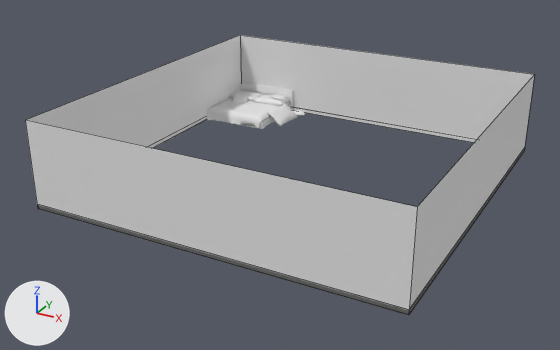
The Blender file art/lewdbedroom.blend, before and after one commit.
Before and after are seen from a camera (50 mm lens) standing at (13.05, -21.68, 8.78) and looking at (3.66, -4.6, 0.23). The axes (+X, +Y, +Z) are drawn at lower left. The lights are the same throughout. Mesh edges are drawn as thin lines on the coarser meshes.

In view in the first picture: 'Baseboard', 'Bed', 'Pillow_2.002', 'Room'.
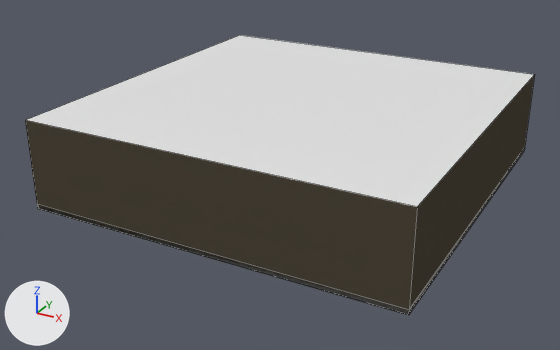
Changed parts and their boxes (x1, y1, x2, y2) in the pictures (560 x 350 px):
'Room', recoloured (grey to brown): (25, 35, 535, 315) in both
'Ceiling', added: after (27, 35, 534, 207)
'Bed', unchanged, covered by the edit: before (206, 82, 293, 129)

Edits to the bpy script that builds the scene:
```text
Add mat_material_001:
    mat_material_001 = diffuse_material('Material.001')
    mat_material_001.base_color = (0.08, 0.0666, 0.0466)  # brown #50493d
Change me_room:
    where me_room.from_pydata(...)  # 8 vertices, 4 faces; spans x 0.0..10.0, y -10.0..0.0, z 0.0..2.4
    add me_room.materials.append(mat_material_001)  # brown #50493d
Add me_ceiling:
    me_ceiling.from_pydata([(0.0, 0.0, 2.4), (10.0, 0.0, 2.4), (10.0, -10.0, 2.4), (0.0, -10.0, 2.4)], [], [(0, 1, 2, 3)])
Add ob_ceiling:
    ob_ceiling = bpy.data.objects.new('Ceiling', me_ceiling)
    ob_ceiling.parent = ob_room
    ob_ceiling.location = (0.0, 0.0, 0.0)
```
